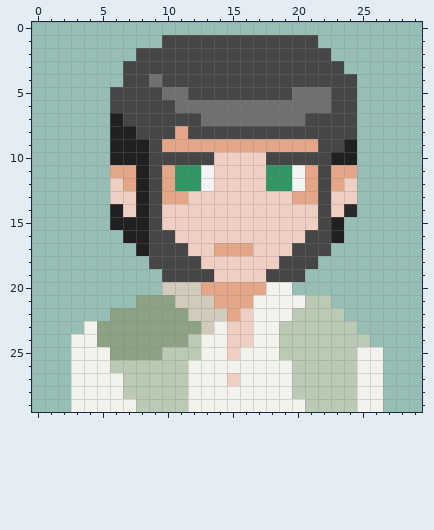
Edited in one commit: pixel-art sprite (react_main/public/images/roles/miller-vivid.png). The picture above is the old version.
The file is 30x30 pixels.
And afterwards:
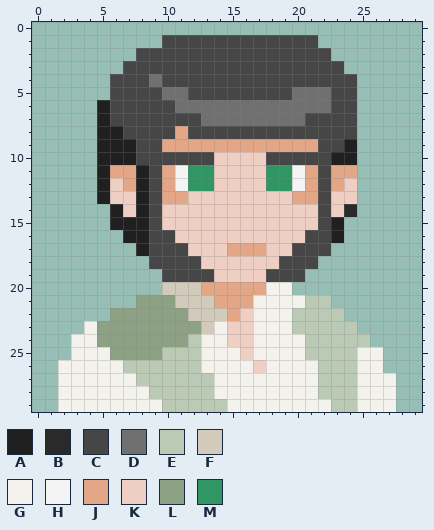
Palette (. is transparent): A #202020  B #2a2a2a  C #464646  D #707070  E #bbcab5  F #d2cbbb  G #f4f2ec  H #f4f4f4  J #e3a687  K #efcec3  L #8da285  M #309663
The exact change:
{"y":4,"x":6,"old":".","new":"C"}
{"y":6,"x":5,"old":".","new":"A"}
{"y":7,"x":5,"old":".A","new":"AC"}
{"y":8,"x":5,"old":".","new":"A"}
{"y":8,"x":7,"old":"A","new":"C"}
{"y":9,"x":5,"old":".","new":"A"}
{"y":9,"x":8,"old":"A","new":"C"}
{"y":10,"x":5,"old":".","new":"A"}
{"y":10,"x":8,"old":"A","new":"C"}
{"y":11,"x":5,"old":".","new":"A"}
{"y":11,"x":11,"old":"M","new":"H"}
{"y":11,"x":13,"old":"H","new":"M"}
{"y":12,"x":5,"old":".","new":"A"}
{"y":12,"x":11,"old":"M","new":"H"}
{"y":12,"x":13,"old":"H","new":"M"}
{"y":13,"x":5,"old":".","new":"A"}
{"y":17,"x":14,"old":"J","new":"K"}
{"y":17,"x":17,"old":"K","new":"J"}
{"y":23,"x":19,"old":"E","new":"G"}
{"y":24,"x":19,"old":"EE","new":"GG"}
{"y":25,"x":15,"old":"KG","new":"GK"}
{"y":25,"x":19,"old":"EE","new":"GG"}
{"y":26,"x":2,"old":".","new":"G"}
{"y":26,"x":6,"old":"E","new":"G"}
{"y":26,"x":12,"old":"G","new":"E"}
{"y":26,"x":17,"old":"G","new":"K"}
{"y":26,"x":20,"old":"EE","new":"GG"}
{"y":27,"x":2,"old":".","new":"G"}
{"y":27,"x":7,"old":"E","new":"G"}
{"y":27,"x":12,"old":"GG","new":"EE"}
{"y":27,"x":15,"old":"K","new":"G"}
{"y":27,"x":20,"old":"EE","new":"GG"}
{"y":27,"x":27,"old":".","new":"G"}
{"y":28,"x":2,"old":".","new":"G"}
{"y":28,"x":7,"old":"EE","new":"GG"}
{"y":28,"x":12,"old":"GG","new":"EE"}
{"y":28,"x":20,"old":"EE","new":"GG"}
{"y":28,"x":27,"old":".","new":"G"}
{"y":29,"x":2,"old":".","new":"G"}
{"y":29,"x":8,"old":"EE","new":"GG"}
{"y":29,"x":12,"old":"GGG","new":"EEE"}
{"y":29,"x":21,"old":"EE","new":"GG"}
{"y":29,"x":27,"old":".","new":"G"}
